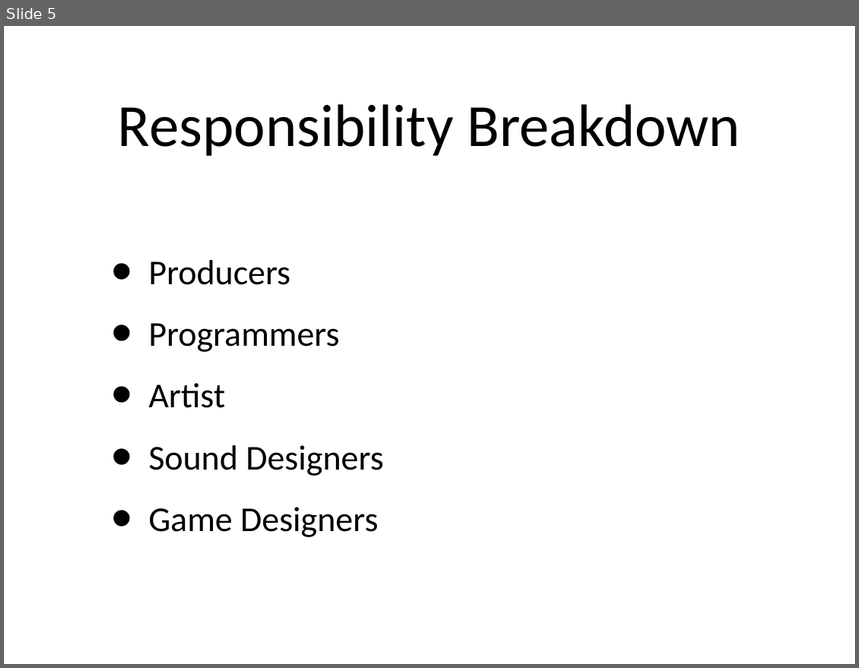
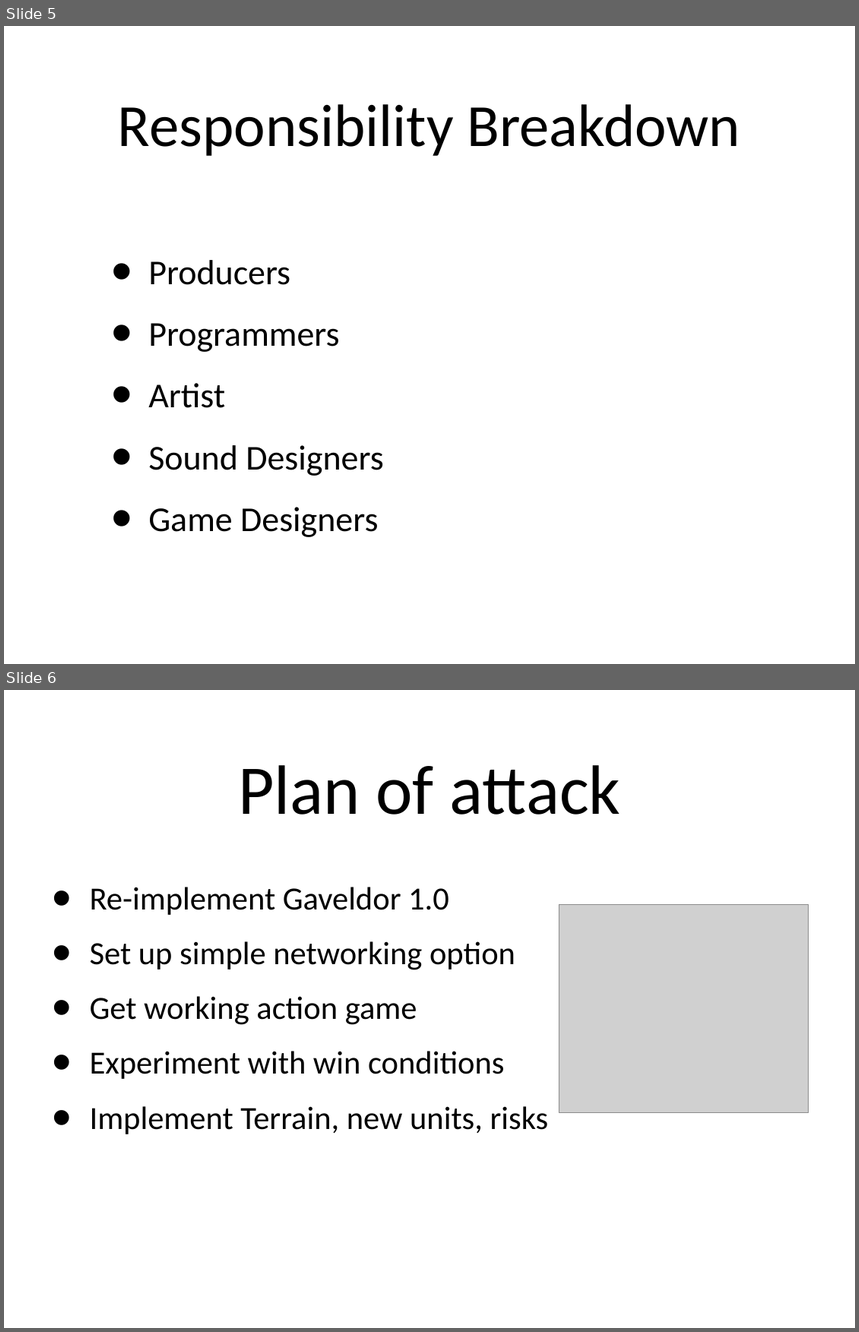
Before and after one commit to cddude229/Gaveldor2, a slide deck: pitch.ppt. Shown one above the other, each under a label of ours: slide 5 before the commit, slides 5 and 6 after it. The pictures are 859x668 and 859x1332 pixels, drawn with LibreOffice and Linux fonts; fonts in the diff are those of the drawing; grey boxes stand for pictures. Boxes give left, top, right and bottom in pixels: in the first picture for what was removed or moved away, otherwise in the second. Text is boxed around its words. In the diff, an @@ line names an element or a change of style, - is before the commit and + after.

Commit message:
new pitch

```diff
--- a/pitch.ppt
+++ b/pitch.ppt
@@ slide 6 added at [4, 690, 855, 1328], background #FFFFFF @@
@@ title added at [238, 765, 621, 815], 84 pt, text #000000 @@
+Plan of attack
@@ text added at [90, 887, 549, 1135], 38.9 pt, text #000000 @@
+• Re-implement Gaveldor 1.0
+• Set up simple networking option
+• Get working action game
+• Experiment with win conditions
+• Implement Terrain, new units, risks
@@ picture added at [560, 904, 809, 1113] @@
```
